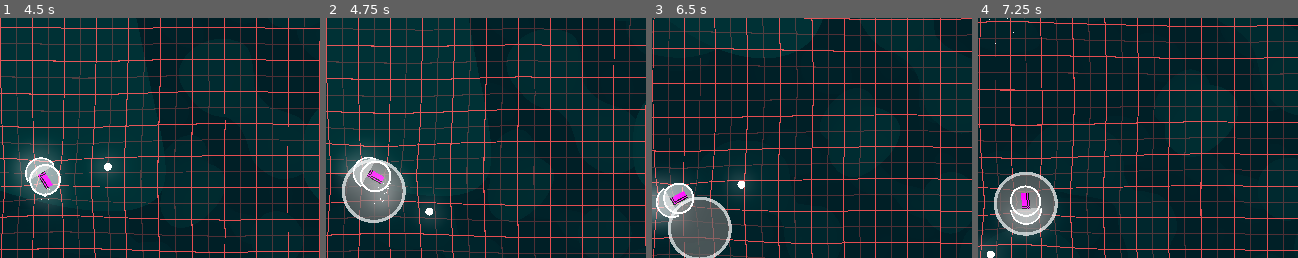
Above: before the commit, frames 1-4 (left to right).
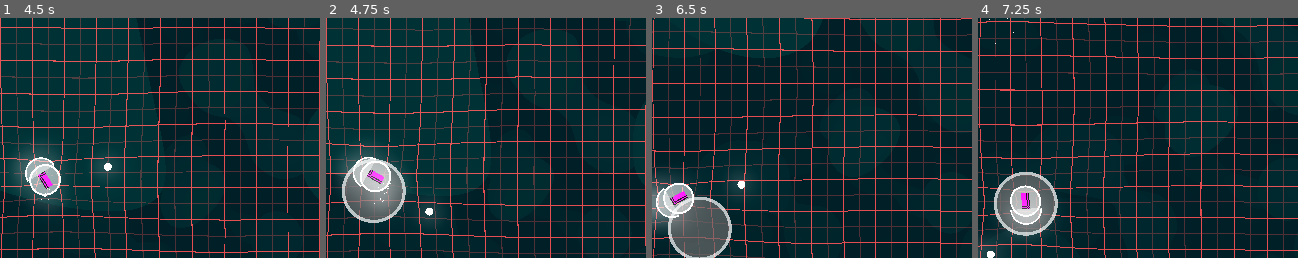
Above: after the commit, the same moments.

Repository: 3xcpy/roguelike-arcade-driving
Game: Godot game, scene res://scenes/main.tscn
Two runs of this game, one before a commit and one after it. Both use one fixed random seed, a clock stepped at 60 frames per second and the inputs below. The engine's default icon, where the game draws it, is replaced by a stand-in: a white triangle on a blue panel in a dark square.
Inputs (mouse positions are % of the whole screen's width and height, from its top left):
- Up to frame 1 (4.5 s): click "Start Game" at 0.5 s; tap Enter at 1.25 s; move the mouse to (72, 45) at 1.27 s; hold Right (steer_right) 1.28-2.03 s; tap Alt at 1.35, 2.85, 4.35 s; move the mouse to (30, 55) at 2.02 s; hold Down 2.03-2.78 s; tap Shift at 2.1, 3.6 s; move the mouse to (60, 28) at 2.77 s; hold Right (steer_right) 2.78-3.53 s; move the mouse to (45, 70) at 3.52 s; hold Up 3.53-4.28 s; move the mouse to (80, 65) at 4.27 s; hold Left (steer_left) from 4.28 s (still down)
- Up to frame 2 (4.75 s): keep holding Left (steer_left)
- Up to frame 3 (6.5 s): move the mouse to (20, 35) at 5.02 s; tap Shift at 5.1 s; move the mouse to (55, 50) at 5.77 s; release Left (steer_left) at 5.78 s; hold Down from 5.78 s (still down); tap Alt at 5.85 s
- Up to frame 4 (7.25 s): move the mouse to (35, 25) at 6.52 s; release Down at 6.53 s; hold Right (steer_right) from 6.53 s (still down); tap Shift at 6.6 s
The pictures show only the part of the screen within x 0-50%, y 14-64%; the shares and areas given below are measured in that part.

Frame 1 is identical in both runs. In frame 2, 0.5% of the frame differs, in the area x 11-20%, y 60-72%; in frame 3, 0.1%; in frame 4, 0.5%, in the area x 10-20%, y 70-81%.

Commit message:
damage area upgrades

Diff:
--- a/scenes/damage_area.tscn
+++ b/scenes/damage_area.tscn
@@ -16,6 +16,7 @@
 
 [node name="DamageArea" type="Area2D"]
 top_level = true
+z_index = -1
 script = ExtResource("1_c2uvg")
 
 [node name="CollisionShape2D" type="CollisionShape2D" parent="."]
--- a/scenes/player.tscn
+++ b/scenes/player.tscn
@@ -71,11 +71,13 @@
 
 [node name="Weapons" type="Node2D" parent="."]
 
+[node name="DamageAreaSpawner" parent="Weapons" instance=ExtResource("10_d2wvv")]
+
+[node name="Aura" parent="Weapons" instance=ExtResource("4_tuyoq")]
+
 [node name="Eyeballs" parent="Weapons" instance=ExtResource("4_dqkch")]
 damage = 3.0
 distance_from_center = 64.0
-
-[node name="Aura" parent="Weapons" instance=ExtResource("4_tuyoq")]
 
 [node name="Ram" parent="Weapons" instance=ExtResource("6_fjrip")]
 position = Vector2(8, 0)
@@ -84,8 +86,6 @@
 [node name="LaserEmitter" parent="Weapons" instance=ExtResource("7_smehm")]
 lasers_per_second = 1
 shooting_sound = ExtResource("9_y4r1p")
-
-[node name="DamageAreaSpawner" parent="Weapons" instance=ExtResource("10_d2wvv")]
 
 [node name="Camera2D" type="Camera2D" parent="."]
 limit_left = 0
--- a/scenes/stage.tscn
+++ b/scenes/stage.tscn
@@ -9,11 +9,15 @@
 [ext_resource type="Resource" uid="uid://c052nidrmsnuo" path="res://upgrades/aura_damage_upgrade.tres" id="3_3bqjo"]
 [ext_resource type="Script" uid="uid://d3cvnf1armkbm" path="res://scripts/floor.gd" id="4_6c5u0"]
 [ext_resource type="Resource" uid="uid://ky42qs44pnrk" path="res://upgrades/eyeball_amount_upgrade.tres" id="4_jl6nj"]
+[ext_resource type="Resource" uid="uid://b8qd6125e182f" path="res://upgrades/damage_area_damage_upgrade.tres" id="5_1hlks"]
 [ext_resource type="Resource" uid="uid://bp33modg0ejn8" path="res://upgrades/laser_speed_upgrade.tres" id="5_e38vs"]
+[ext_resource type="Resource" uid="uid://4kuac6djpi1i" path="res://upgrades/damage_area_lifetime_upgrade.tres" id="6_5i7n2"]
 [ext_resource type="Resource" uid="uid://hiwlfr558t5c" path="res://upgrades/eyeball_damage_upgrade.tres" id="6_nea6r"]
 [ext_resource type="PackedScene" uid="uid://512cfge4e2ek" path="res://scenes/background_layer.tscn" id="7_1hwpr"]
 [ext_resource type="Resource" uid="uid://cw2omkatawqk0" path="res://upgrades/healing_upgrade.tres" id="7_drh8o"]
 [ext_resource type="Resource" uid="uid://cihcc0hsr81ou" path="res://upgrades/eyeball_speed_upgrade.tres" id="7_nea6r"]
+[ext_resource type="Resource" uid="uid://cyfex5xpjm2c6" path="res://upgrades/damage_area_radius_upgrade.tres" id="7_rgw3t"]
+[ext_resource type="Resource" uid="uid://dsenij0mllx57" path="res://upgrades/damage_area_speed_upgrade.tres" id="8_hil6k"]
 [ext_resource type="Resource" uid="uid://cct1jadbmyu6y" path="res://upgrades/health_upgrade.tres" id="8_uw5rs"]
 [ext_resource type="Resource" uid="uid://bnal0nklmynrc" path="res://upgrades/laser_damage_upgrade.tres" id="9_oc2wl"]
 [ext_resource type="Resource" uid="uid://dw38dd5ctqqvu" path="res://upgrades/laser_range_upgrade.tres" id="10_1hlks"]
@@ -64,7 +68,7 @@
 
 [node name="Stage" type="Node2D"]
 script = ExtResource("1_st0q7")
-upgrades = Array[ExtResource("2_dexii")]([ExtResource("3_3bqjo"), ExtResource("3_0hg5s"), ExtResource("4_jl6nj"), ExtResource("6_nea6r"), ExtRe …(190 unchanged characters)…
+upgrades = Array[ExtResource("2_dexii")]([ExtResource("3_3bqjo"), ExtResource("3_0hg5s"), ExtResource("5_1hlks"), ExtResource("6_5i7n2"), ExtResource("7_rgw3t"), ExtResource("8_hil6k"), ExtResource("4_jl6nj"), ExtResource("6_nea6r"), ExtRe …(190 unchanged characters)…
 
 [node name="Player" parent="." instance=ExtResource("1_8rem4")]
 position = Vector2(51, 269)
--- a/scripts/upgrade templates/damage_area_upgrade_template.gd
+++ b/scripts/upgrade templates/damage_area_upgrade_template.gd
@@ -3,6 +3,7 @@
 @export var damage: float = 0.0
 @export var spawns_per_second: float = 0.0
 @export var radius: float = 0.0
+@export var lifetime: float = 0.0
 
 
 func apply(player: Player):
@@ -12,3 +13,5 @@
 		player.damage_area_spawner.spawns_per_second += spawns_per_second
 	if radius > 0.0:
 		player.damage_area_spawner.radius += radius
+	if lifetime > 0.0:
+		player.damage_area_spawner.lifetime += lifetime
--- /dev/null
+++ b/upgrades/damage_area_damage_upgrade.tres
@@ -0,0 +1,11 @@
+[gd_resource type="Resource" script_class="DamageAreaUpgradeTemplate" load_steps=3 format=3 uid="uid://b8qd6125e182f"]
+
+[ext_resource type="Script" uid="uid://bqgwrkct8ba4y" path="res://scripts/upgrade templates/damage_area_upgrade_template.gd" id="1_mfllu"]
+[ext_resource type="Texture2D" uid="uid://4qustwnevnqa" path="res://sprites/damage-area-icon.png" id="1_tu2df"]
+
+[resource]
+script = ExtResource("1_mfllu")
+damage = 1.0
+icon = ExtResource("1_tu2df")
+description = "The damage areas you leave behind deal more damage"
+metadata/_custom_type_script = "uid://bqgwrkct8ba4y"
--- /dev/null
+++ b/upgrades/damage_area_lifetime_upgrade.tres
@@ -0,0 +1,11 @@
+[gd_resource type="Resource" script_class="DamageAreaUpgradeTemplate" load_steps=3 format=3 uid="uid://4kuac6djpi1i"]
+
+[ext_resource type="Texture2D" uid="uid://4qustwnevnqa" path="res://sprites/damage-area-icon.png" id="1_8lot8"]
+[ext_resource type="Script" uid="uid://bqgwrkct8ba4y" path="res://scripts/upgrade templates/damage_area_upgrade_template.gd" id="1_a77ar"]
+
+[resource]
+script = ExtResource("1_a77ar")
+lifetime = 1.0
+icon = ExtResource("1_8lot8")
+description = "The damage areas you leave behind stay longer"
+metadata/_custom_type_script = "uid://bqgwrkct8ba4y"
--- /dev/null
+++ b/upgrades/damage_area_radius_upgrade.tres
@@ -0,0 +1,11 @@
+[gd_resource type="Resource" script_class="DamageAreaUpgradeTemplate" load_steps=3 format=3 uid="uid://cyfex5xpjm2c6"]
+
+[ext_resource type="Script" uid="uid://bqgwrkct8ba4y" path="res://scripts/upgrade templates/damage_area_upgrade_template.gd" id="1_11y7r"]
+[ext_resource type="Texture2D" uid="uid://4qustwnevnqa" path="res://sprites/damage-area-icon.png" id="1_ujjt8"]
+
+[resource]
+script = ExtResource("1_11y7r")
+radius = 16.0
+icon = ExtResource("1_ujjt8")
+description = "The damage areas you leave behind are bigger"
+metadata/_custom_type_script = "uid://bqgwrkct8ba4y"
--- /dev/null
+++ b/upgrades/damage_area_speed_upgrade.tres
@@ -0,0 +1,11 @@
+[gd_resource type="Resource" script_class="DamageAreaUpgradeTemplate" load_steps=3 format=3 uid="uid://dsenij0mllx57"]
+
+[ext_resource type="Script" uid="uid://bqgwrkct8ba4y" path="res://scripts/upgrade templates/damage_area_upgrade_template.gd" id="1_k2jl2"]
+[ext_resource type="Texture2D" uid="uid://4qustwnevnqa" path="res://sprites/damage-area-icon.png" id="1_smhun"]
+
+[resource]
+script = ExtResource("1_k2jl2")
+spawns_per_second = 0.5
+icon = ExtResource("1_smhun")
+description = "You leave behind damage areas more frequently"
+metadata/_custom_type_script = "uid://bqgwrkct8ba4y"
Not shown: 1 places in scenes/stage.tscn that only renumber resources
Binary file added: sprites/damage-area-icon.aseprite
Binary file added: sprites/damage-area-icon.png
Not shown, added: sprites/damage-area-icon.png.import
